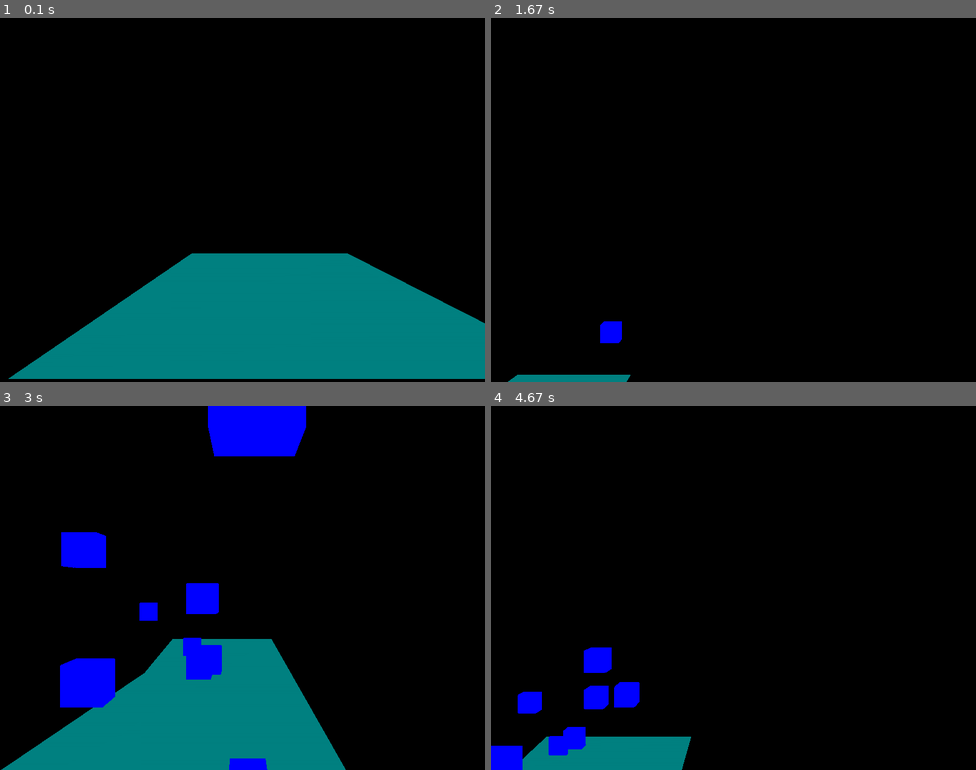
Above: before the commit, frames 1-4 (two rows, left to right).
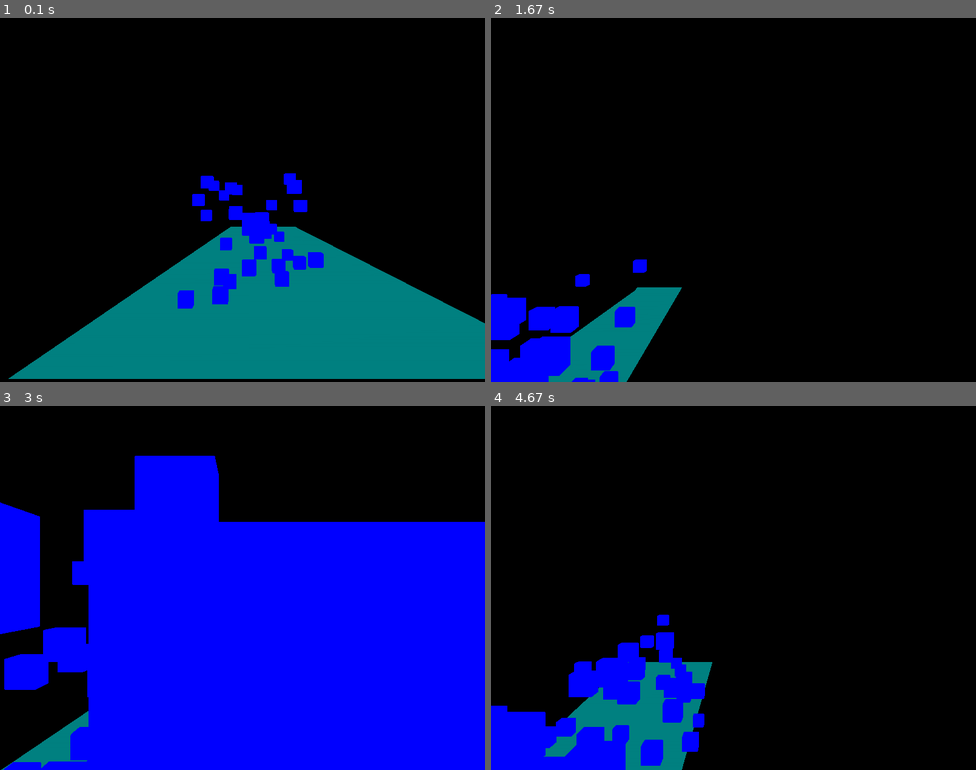
Above: after the commit, the same moments.

Repository: NunoDuarte/python_projects
Game: pygame game, started from openGLgame.py
The game is run twice, just before and just after one commit, with the same random seed, the same clock (stepped at 60 frames per second) and the same inputs.
Inputs:
- Up to frame 1 (0.1 s): no input
- Up to frame 2 (1.67 s): hold Right 0.33-0.8 s; hold Up 0.83-1.3 s; hold Right from 1.33 s (still down)
- Up to frame 3 (3 s): release Right at 1.8 s; hold Left 1.83-2.37 s; hold Down 2.4-2.87 s; hold Left from 2.9 s (still down)
- Up to frame 4 (4.67 s): release Left at 3.37 s; hold Up 3.4-3.87 s; hold Right 3.9-4.53 s; hold Down from 4.57 s (still down)

The runs differ from the first frame. In frame 1, 4.0% of the frame differs, in the area x 36-72%, y 42-80%; in frame 2, 6.7%; in frame 3, 65%, in the area x 0-100%, y 0-100%; in frame 4, 9.5%.

Commit message:
generate infinite cubes and remove the ones that have passed

Diff:
--- a/openGLgame.py
+++ b/openGLgame.py
@@ -129,7 +129,9 @@
     # specifying DOUBLEBUFF double buffer and openGL
     pygame.display.set_mode(display, DOUBLEBUF|OPENGL)
 
-    gluPerspective(45, (display[0]/display[1]), 0.1, 50.0)
+    max_distance = 100
+
+    gluPerspective(45, (display[0]/display[1]), 0.1, max_distance)
 
     glTranslatef(random.randrange(-5,5), random.randrange(-5,5), -40) # relation to our object
 
@@ -139,7 +141,6 @@
     x_move = 0
     y_move = 0
 
-    max_distance = 300
     cube_dict = {}
 
     for x in range(75):
@@ -169,7 +170,7 @@
                     y_move = 0
 
         x = glGetDoublev(GL_MODELVIEW_MATRIX)
-        print(x)
+        #print(x)
 
         camera_z = x[3][2] # new z position (it is the position that will be printed and it can't be avoided)
         camera_y = x[3][1]
@@ -184,6 +185,17 @@
         for each_cube in cube_dict:
             Cube(cube_dict[each_cube])
 
+        delete_list = []
+
+        for each_cube in cube_dict:
+            if camera_z <= cube_dict[each_cube][0][2]:
+                print('passed cube')
+                delete_list.append(each_cube)
+                new_max = int(-1*(camera_z-max_distance))
+
+                cube_dict[each_cube] = set_vertices(new_max)
+
+
         pygame.display.flip()
         pygame.time.wait(10)
 
